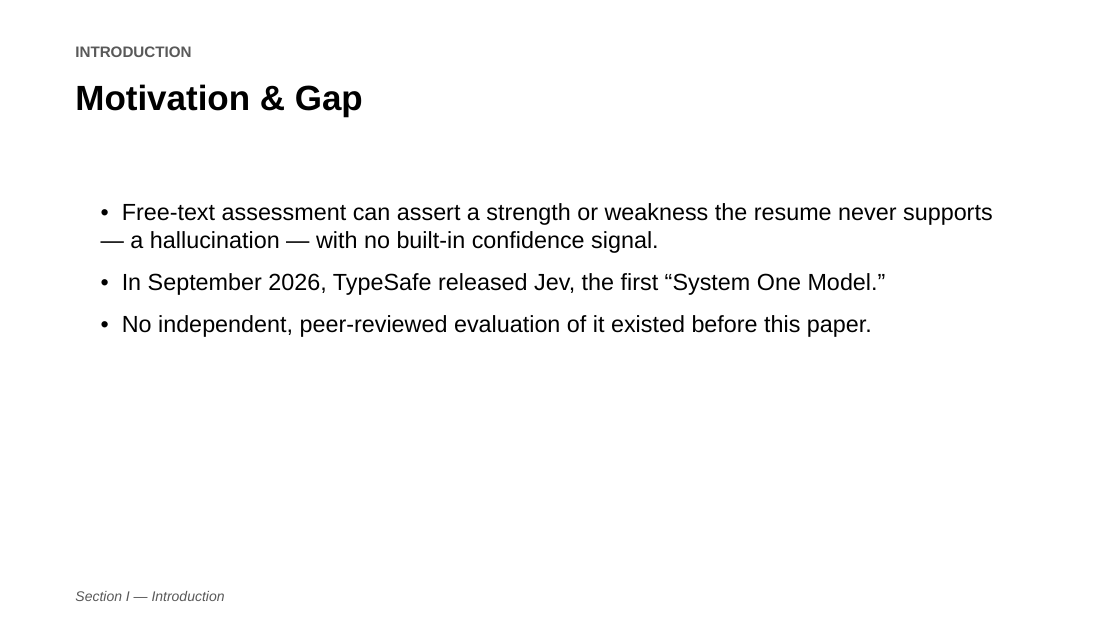
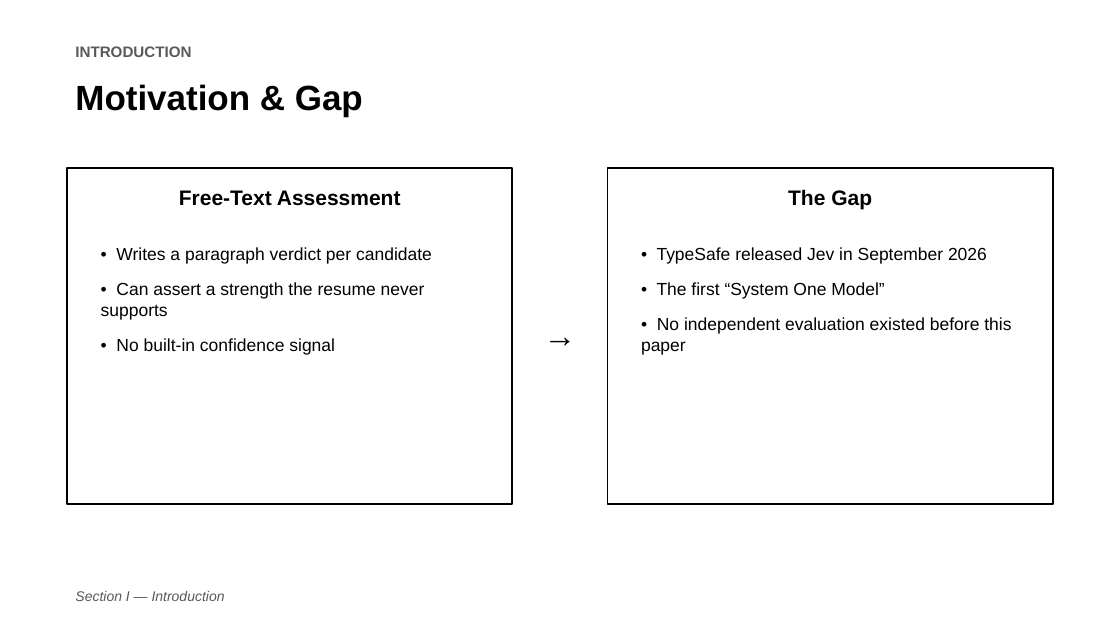
Before and after one commit to jessieangelicauni/hire-rank, a slide deck: slide 2 of docs/presentation/icaides2026_jev.pptx. Drawn at 1120x630 pixels with LibreOffice and Linux fonts; fonts in the diff are those of the drawing. Boxes give left, top, right and bottom in pixels: in the first picture for what was removed or moved away, otherwise in the second. Text is boxed around its words. In the diff, an @@ line names an element or a change of style, - is before the commit and + after.

```diff
--- a/docs/presentation/icaides2026_jev.pptx
+++ b/docs/presentation/icaides2026_jev.pptx
@@ rectangle added at box(67, 168, 513, 504), outline #000000 1.5 pt @@
@@ rectangle added at box(607, 168, 1053, 504), outline #000000 1.5 pt @@
@@ text added at box(179, 190, 401, 206), 18 pt, text #000000, bold @@
+Free-Text Assessment
@@ text added at box(788, 189, 872, 210), 18 pt, text #000000, bold @@
+The Gap
@@ text added at box(101, 247, 432, 355), 15 pt, text #000000 @@
+• Writes a paragraph verdict per candidate
+• Can assert a strength the resume never supports
+• No built-in confidence signal
@@ text at box(641, 247, 1011, 355): text changed; size 20 to 15 pt @@
-• Free-text assessment can assert a strength or weakness the resume never supports — a hallucination — with no built-in confidence signal.
-• In September 2026, TypeSafe released Jev, the first “System One Model.”
-• No independent, peer-reviewed evaluation of it existed before this paper.
+• TypeSafe released Jev in September 2026
+• The first “System One Model”
+• No independent evaluation existed before this paper
@@ text added at box(513, 311, 607, 361), 28 pt, text #000000 @@
+→
```
Also in this commit, not shown: 3 other slides changed, 1 other file.
